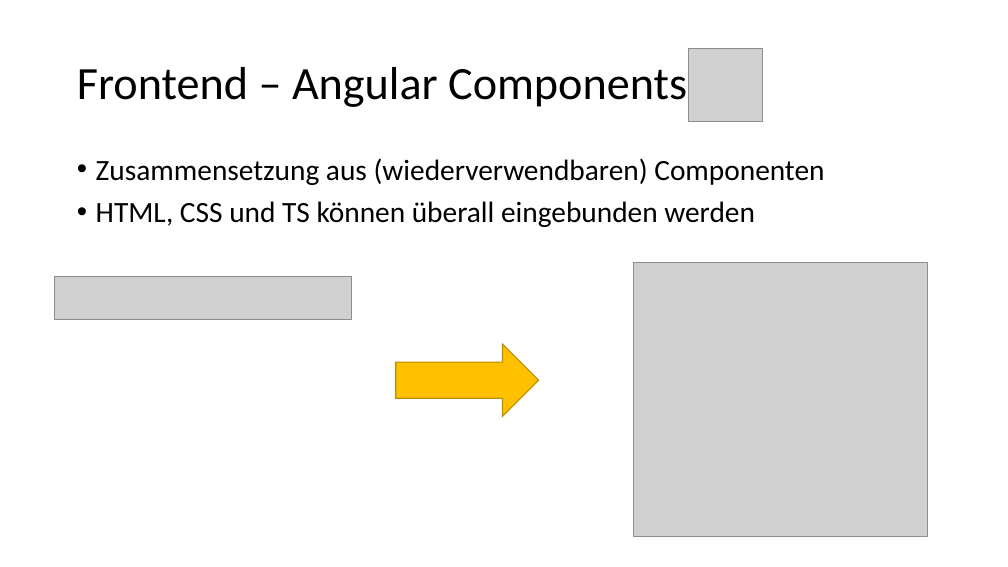
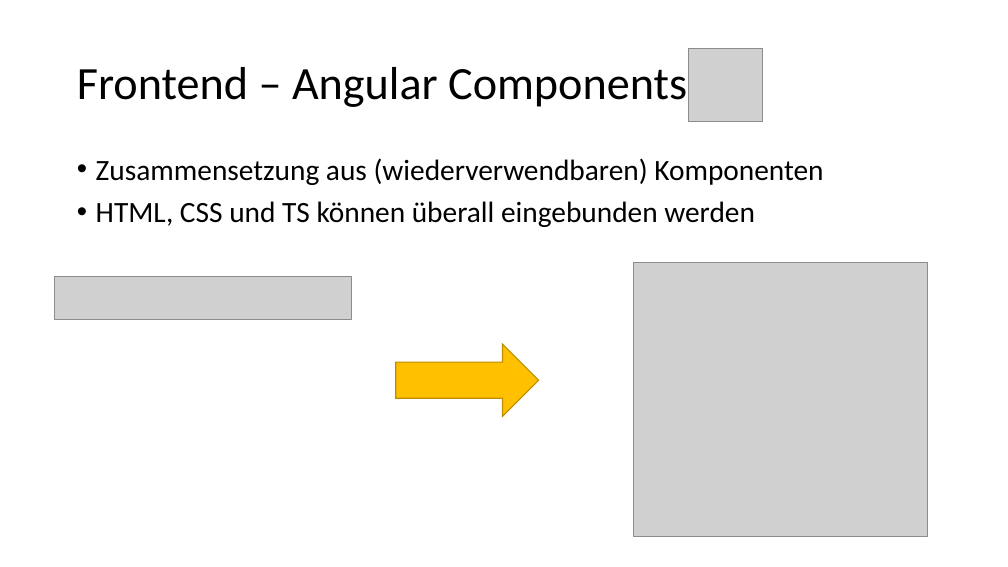
Before and after one commit to patsab/Alias_Learning, a slide deck: slide 8 of PowerPoint/Alias_Präsentation.pptx (slide 5 before the commit). Drawn at 1008x567 pixels with LibreOffice and Linux fonts; fonts in the diff are those of the drawing; grey boxes stand for pictures; background and template pictures are left out. Boxes give left, top, right and bottom in pixels: in the first picture for what was removed or moved away, otherwise in the second. Text is boxed around its words. In the diff, an @@ line names an element or a change of style, - is before the commit and + after.

```diff
--- a/PowerPoint/Alias_Präsentation.pptx
+++ b/PowerPoint/Alias_Präsentation.pptx
@@ text at (96,158,823,185): text changed @@
-• Zusammensetzung aus (wiederverwendbaren) Componenten
+• Zusammensetzung aus (wiederverwendbaren) Komponenten
```
Also in this commit, not shown: 7 other slides changed, 6 slides added, 1 slide removed, 2 other files.
